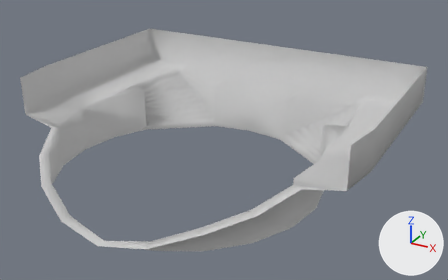
Before and after pictures for a commit that changed the FBX model Assets/Meshs/Stage2/Stage2_Object_1.FBX.
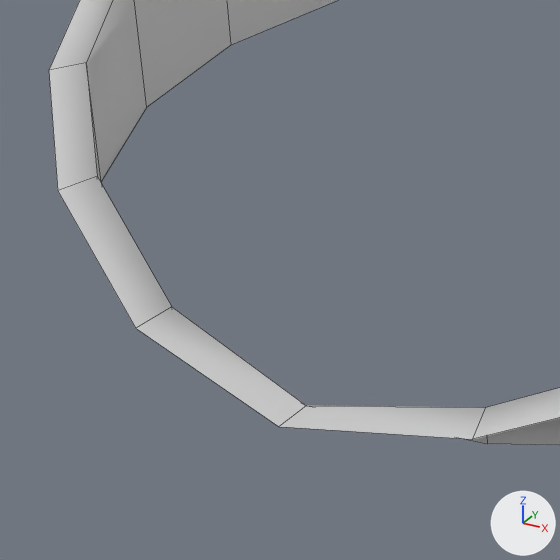
Each version appears first whole from a 50 mm camera at (26.17, -41.33, 24.86) aimed at (1.91, 2.79, 2.8), and next in a close-up on the part from 6% to 38% of the width and 49% to 100% of the height. The axes (+X, +Y, +Z) are drawn at lower right. The lights are the same throughout. The close-ups show mesh edges as thin lines. Where no turn or scale is listed for an object, it has been applied to the vertices.
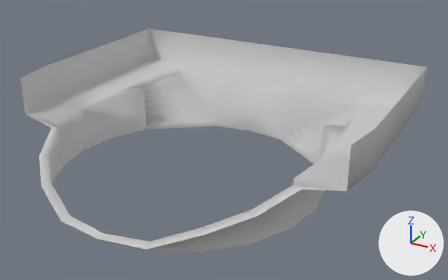
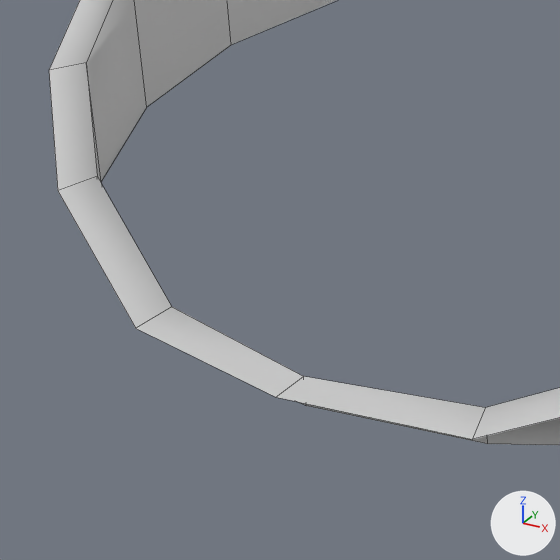
Pixel boxes [x1, y1, x2, y2] of what changed, in the close-ups (560 x 560 px; the box of a moved part takes in the faces that stretch with it):
part 1 of me_mesh, moved or reshaped
    both: [136, 307, 487, 444]

The change in detail:
me_mesh has 253 vertices, 258 faces and spans x -15.8..15.8, y -12.6..17.1, z 0.0..7.7.
me_mesh is used by ob_object001; location (0.0, 0.0, 0.0).
Verts and faces of me_mesh; kept vertices keep their numbers, new ones are numbered from 253.
Before the commit, vertices of me_mesh: 48 (-3.6, -11.2, 0.0), 54 (-3.6, -11.2, 0.8) at pixel (171, 306), 55 (0.0, -11.8, 0.0) at pixel (306, 405), 59 (-3.9, -12.0, 0.6) at pixel (135, 328), 60 (0.0, -12.6, 0.0) at pixel (278, 426).
Before the commit, vertices of me_mesh: 108 (3.6, -11.2, 0.8) at pixel (485, 407), 109 (3.6, -11.2, 0.0) at pixel (487, 443), 117 (3.9, -12.0, 0.6) at pixel (472, 439).
Part 1, on me_mesh:
Vertices deleted: 60 (with the faces that use them).
Faces deleted: (48, 54, 55), (55, 108, 109).
New vertex 253 is at (0.0, -12.6, 0.6), pixel (275, 397).
New vertex 254 is at (0.0, -11.8, 0.6), pixel (303, 376).
New faces: (54, 59, 253, 254), (108, 254, 253, 117), (48, 54, 254, 55), (55, 254, 108, 109).
